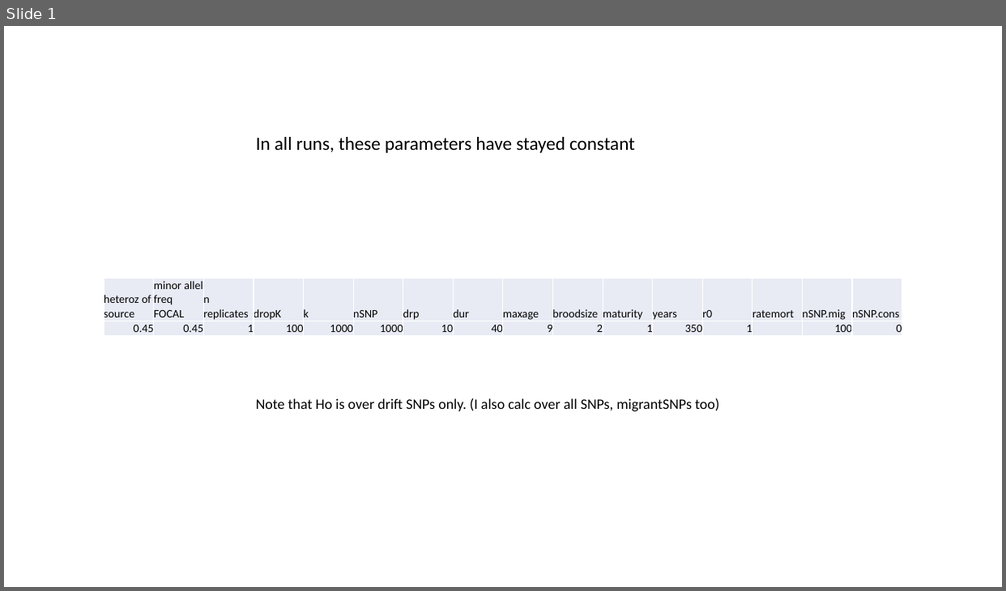
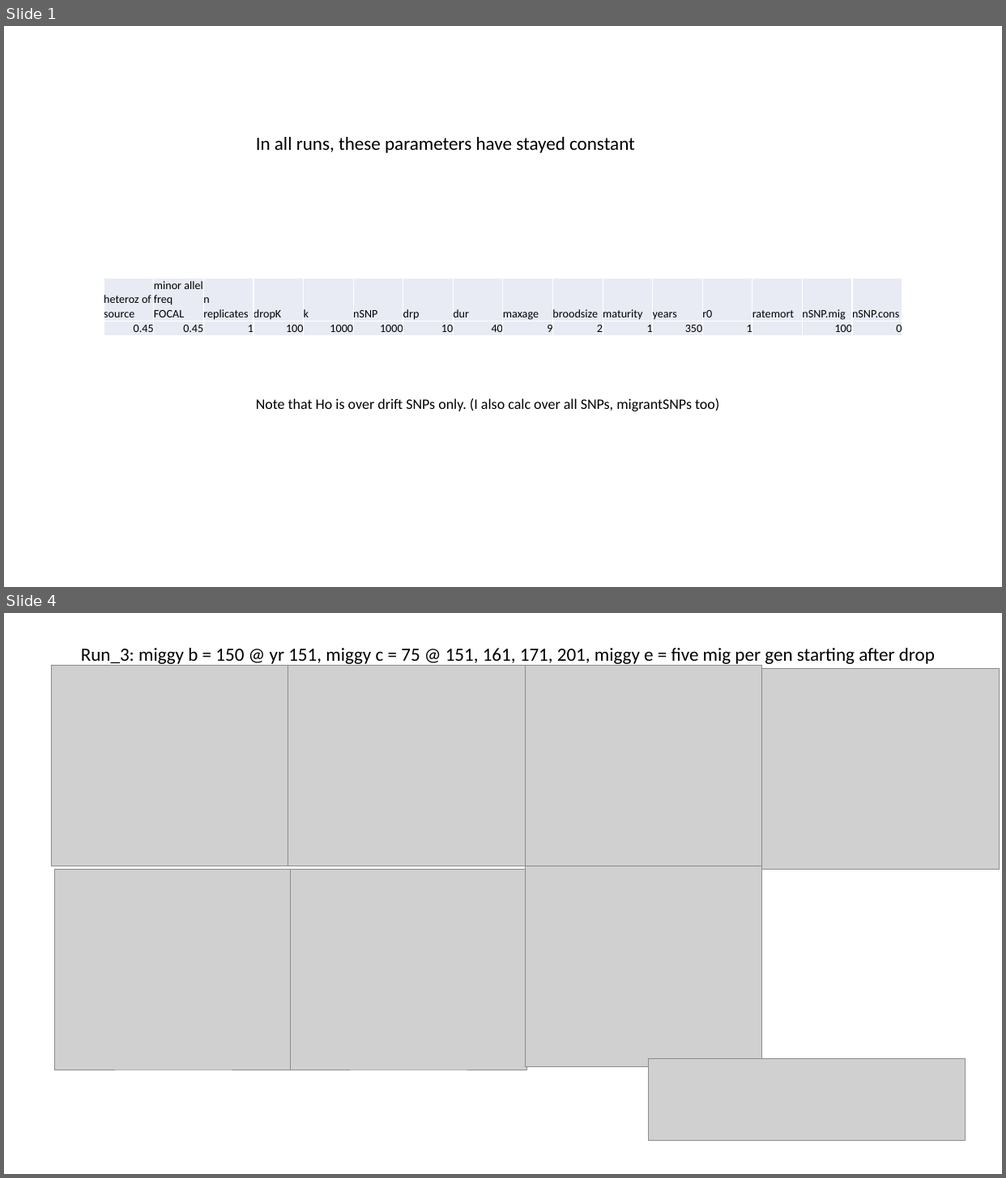
Before and after one commit to ginalamka/ComplexModel_ABM, a slide deck: Output_local/holding/figs/Figs_2.9.23.pptx. Shown one above the other, each under a label of ours: slide 1 before the commit, slides 1 and 4 after it; the slides between them are not shown. The pictures are 1006x591 and 1006x1178 pixels, drawn with LibreOffice and Linux fonts; fonts in the diff are those of the drawing; grey boxes stand for pictures. Boxes give left, top, right and bottom in pixels: in the first picture for what was removed or moved away, otherwise in the second. Text is boxed around its words. In the diff, an @@ line names an element or a change of style, - is before the commit and + after.

```diff
--- a/Output_local/holding/figs/Figs_2.9.23.pptx
+++ b/Output_local/holding/figs/Figs_2.9.23.pptx
@@ slide 4 added at box(4, 613, 1002, 1174), background #FFFFFF @@
@@ text added at box(81, 648, 935, 666), 18 pt, text #000000 @@
+Run_3: miggy b = 150 @ yr 151, miggy c = 75 @ 151, 161, 171, 201, miggy e = five mig per gen starting after drop
@@ picture added at box(51, 666, 288, 866) @@
@@ picture added at box(288, 666, 525, 866) @@
@@ picture added at box(525, 666, 762, 866) @@
@@ picture added at box(762, 668, 999, 869) @@
@@ picture added at box(55, 869, 292, 1070) @@
@@ picture added at box(290, 869, 527, 1070) @@
@@ picture added at box(525, 867, 762, 1067) @@
@@ picture added at box(649, 1059, 966, 1141) @@
```
Also in this commit, not shown: 1 slide changed, 9 other slides added, 1 other file.
